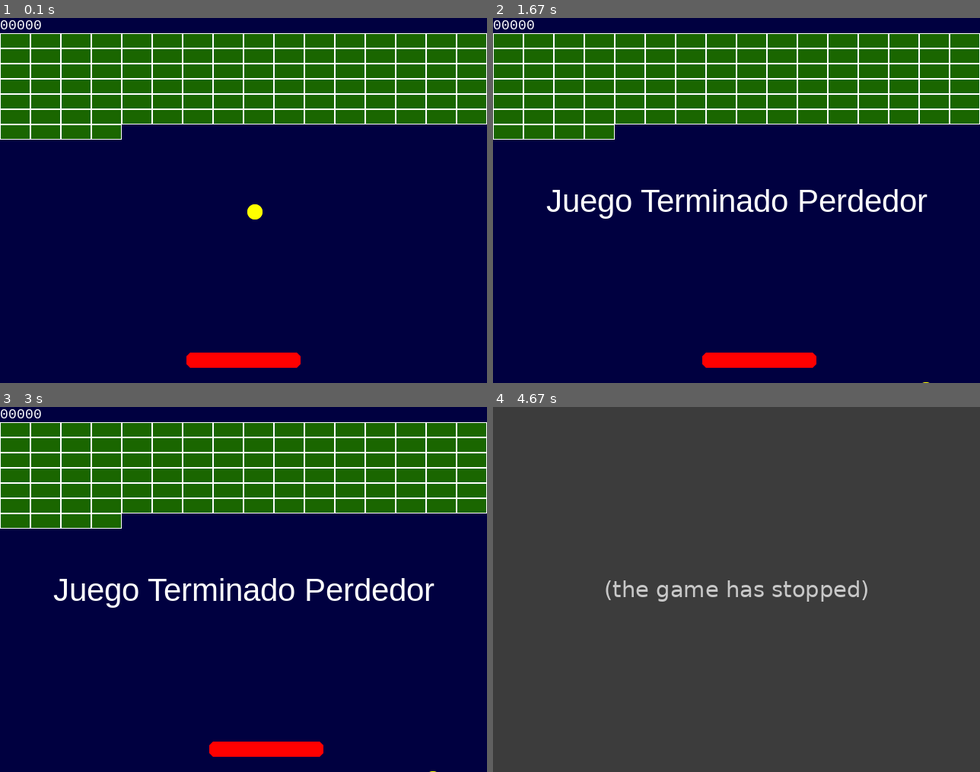
Above: before the commit, frames 1-4 (two rows, left to right).
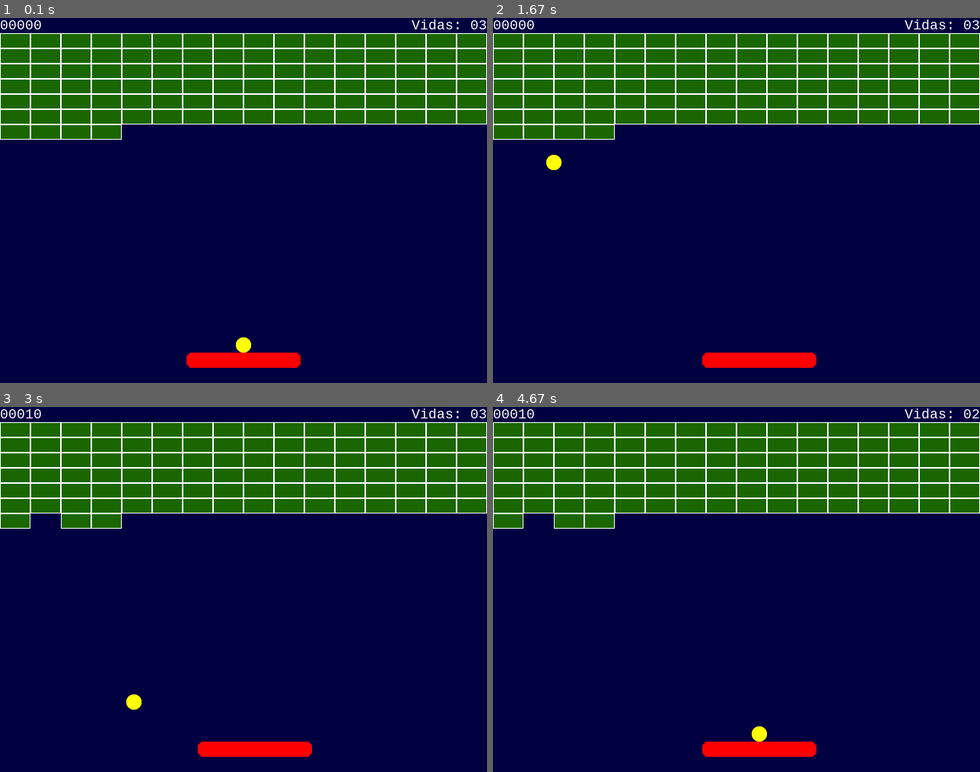
Above: after the commit, the same moments.

Repository: WolfArtt/Inicianando_con_pygame
Game: pygame game, started from Video_Juego.py
Two runs of this game, one before a commit and one after it. Both use one fixed random seed, a clock stepped at 60 frames per second and the inputs below.
Inputs:
- Up to frame 1 (0.1 s): no input
- Up to frame 2 (1.67 s): tap Space at 0.33, 0.73, 1.03, 1.23, 1.53 s; hold Right 0.67-1.13 s; hold Right 1.17-1.63 s
- Up to frame 3 (3 s): hold Left 1.67-2.2 s; tap Space at 1.73, 2.03, 2.3, 2.6, 2.73 s; hold Left 2.23-2.63 s; hold Right from 2.67 s (still down)
- Up to frame 4 (4.67 s): tap Space at 3.03, 3.4, 3.7, 3.9, 4.2, 4.4 s; release Right at 3.3 s; hold Left 3.33-3.8 s; hold Right 3.83-4.3 s; hold Right from 4.33 s (still down)

The runs differ from the first frame. In frame 1, 0.4% of the frame differs, in the area x 48-100%, y 0-92%; in frame 2, 2.0%; in frame 3, 2.5%; in frame 4, 100%, in the area x 0-100%, y 0-100%.
Before the commit the program exited at 4.4 s; later frames show no game.

Commit message:
Agregando vidas al juego, y tambien cada vez que perdemos la bolita se inicializa en el centro de la paleta y comenzamos a jugar presionando space

Diff:
--- a/Video_Juego.py
+++ b/Video_Juego.py
@@ -130,6 +130,14 @@
     texto_rect.topleft = [0,0]
     pantalla.blit(texto, texto_rect)
 
+def mostrar_vidas():
+    fuente = pygame.font.SysFont('Consolas', 20)
+    cadena = "Vidas: " + str(vidas).zfill(2)
+    texto = fuente.render(cadena, True, color_blanco)
+    texto_rect = texto.get_rect()
+    texto_rect.topright = [ancho,0]
+    pantalla.blit(texto, texto_rect)
+
 # Iniciando pantalla
 pantalla = pygame.display.set_mode((ancho,alto))
 
@@ -146,6 +154,8 @@
 paleta = Paleta()
 muro = Muro(100)
 puntuacion = 0
+vidas = 3
+esperando_saque = True
 
 while True:
     #Establecer FPS
@@ -160,8 +170,18 @@
         elif evento.type == pygame.KEYDOWN:
             paleta.update(evento)
 
+            if esperando_saque == True and evento.key == pygame.K_SPACE:
+                esperando_saque = False
+                if bolita.rect.centerx < ancho/2:
+                    bolita.speed = [3,-3]
+                else:
+                    bolita.speed = [-3,-3]
+
     # Actualizar posicion de la bolita
-    bolita.update()
+    if esperando_saque == False:
+        bolita.update()
+    else:
+        bolita.rect.midbottom = paleta.rect.midtop
 
     # Colision entre bolita y jugador
     if pygame.sprite.collide_rect(bolita, paleta):
@@ -179,9 +199,10 @@
         muro.remove(ladrillo)
         puntuacion += 10
 
-    # Rellenar la pantalla
+    # Revisar si la bolita sale de la pantalla
     if bolita.rect.top > alto:
-        juego_terminado()  # El juego termina llamando una funcion
+        vidas -= 1 # Decrementar vidas
+        esperando_saque = True
 
     # Rellenar pantalla
     pantalla.fill(color_azul)
@@ -189,6 +210,9 @@
     # Mostrar puntuacion
     mostrar_puntuacion()
 
+    # Mostrar vidas
+    mostrar_vidas()
+
     # Dibujar bolita en pantalla
     pantalla.blit(bolita.image, bolita.rect)
 
@@ -200,3 +224,6 @@
 
     # Actualizar los elementos en pantalla
     pygame.display.flip()
+
+    if vidas <= 0:
+        juego_terminado()  # El juego termina llamando una funcion
